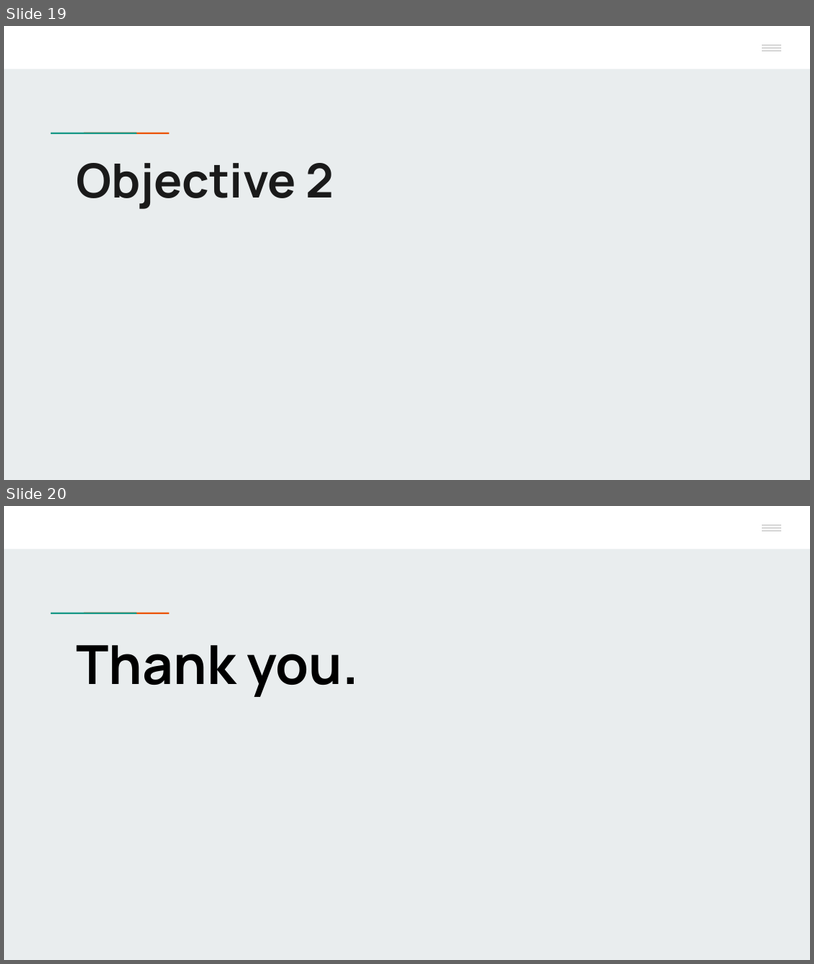
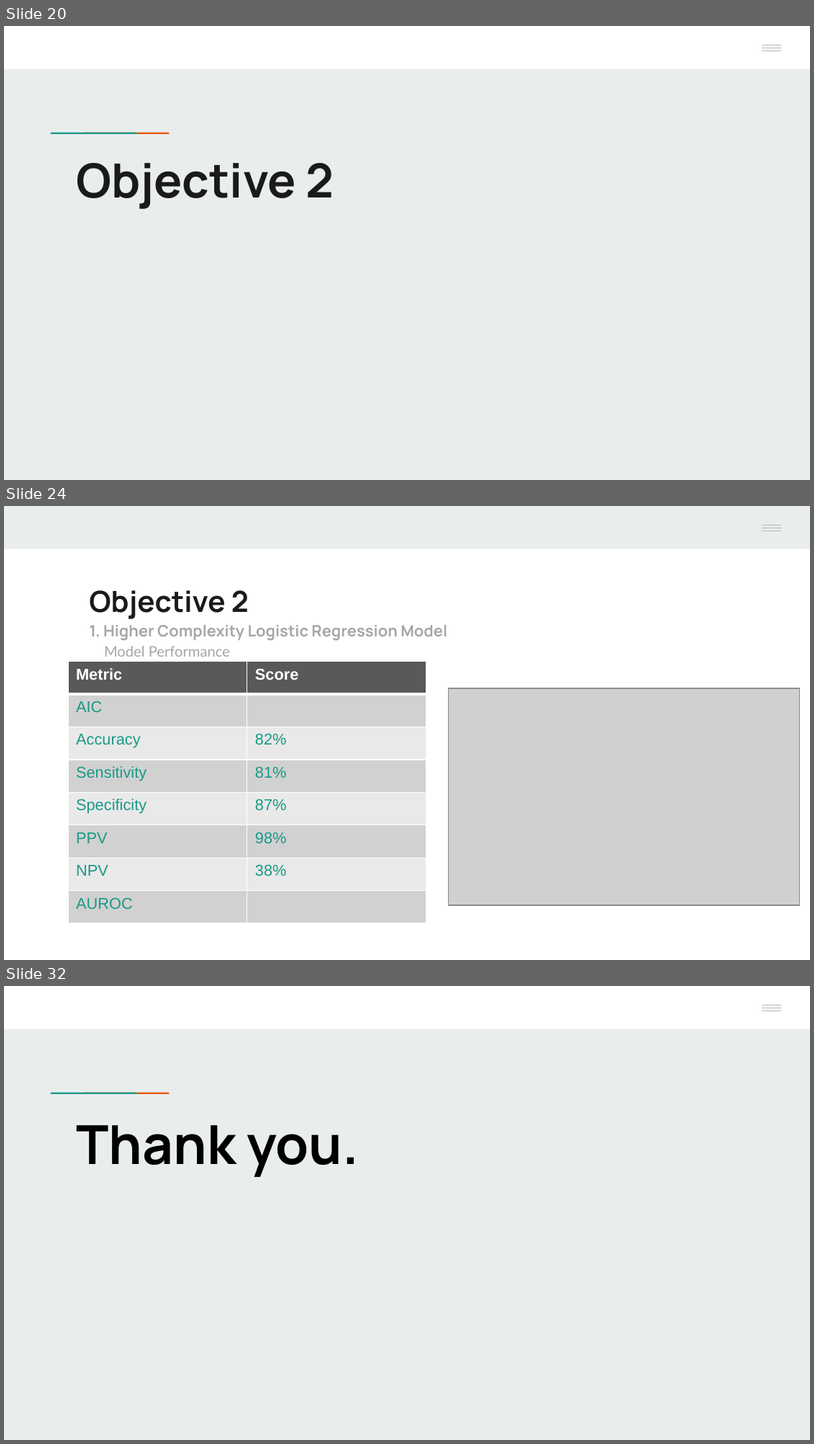
Before and after one commit to Mr-Chang95/Bank-Marketing-Analysis-Logistic-Regression, a slide deck: Project2_Chang_Craus_Yule.pptx. Shown one above the other, each under a label of ours: slides 19 and 20 before the commit, slides 20, 24 and 32 after it; the slides between them are not shown. The pictures are 814x964 and 814x1444 pixels, drawn with LibreOffice and Linux fonts; fonts in the diff are those of the drawing; grey boxes stand for pictures; background and template pictures are left out. Boxes give left, top, right and bottom in pixels: in the first picture for what was removed or moved away, otherwise in the second. Text is boxed around its words. In the diff, an @@ line names an element or a change of style, - is before the commit and + after.

```diff
--- a/Project2_Chang_Craus_Yule.pptx
+++ b/Project2_Chang_Craus_Yule.pptx
@@ slide 24 added at (x1=4, y1=506, x2=810, y2=960), background #FFFFFF; not listed: 3 template elements that a slide beside it also shows @@
@@ rectangle added at (x1=4, y1=506, x2=810, y2=548), fill #E9EDEE @@
@@ rectangle added at (x1=735, y1=506, x2=810, y2=546), fill #E9EDEE @@
@@ text added at (x1=89, y1=590, x2=448, y2=656), 14 pt, text #A6A6A6, bold @@
+Objective 2
+1. Higher Complexity Logistic Regression Model
+Model Performance
@@ table added at (x1=67, y1=662, x2=426, y2=923), 8 rows, 2 columns @@
+Metric | Score
+AIC | 
+Accuracy | 82%
+Sensitivity | 81%
+Specificity | 87%
+PPV | 98%
+NPV | 38%
+AUROC | 
@@ picture added at (x1=448, y1=688, x2=800, y2=905) @@
@@ what was slide 19 is now slide 20 @@
@@ what was slide 20 is now slide 32 @@
```
Also in this commit, not shown: 4 slides changed, 11 other slides added, 1 other file.
